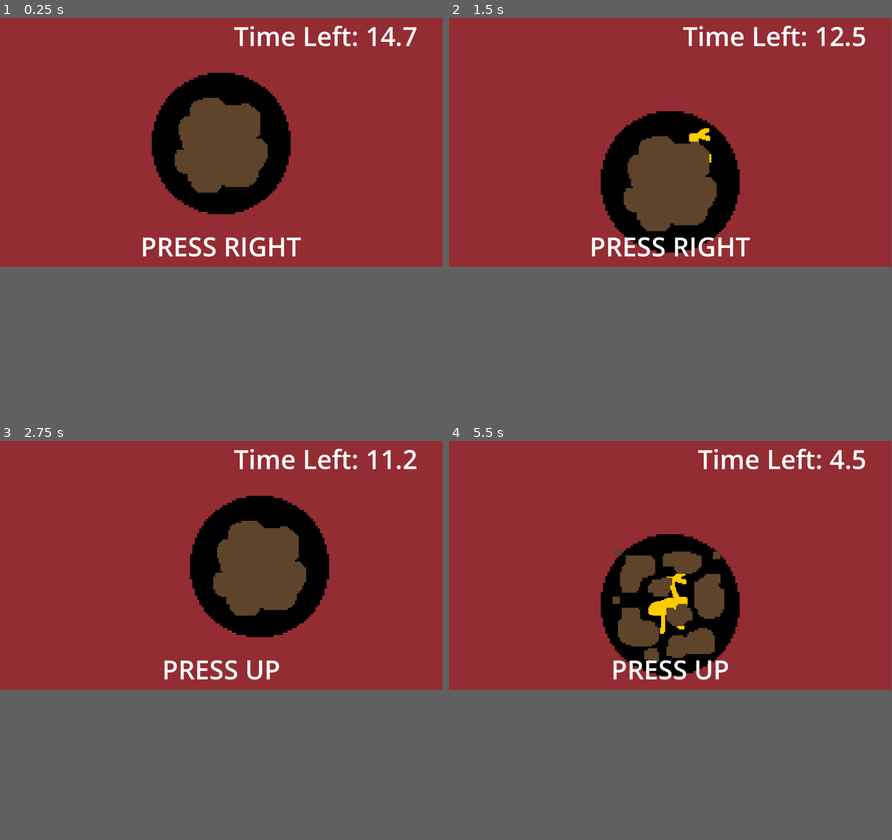
Above: before the commit, frames 1-4 (two rows, left to right).
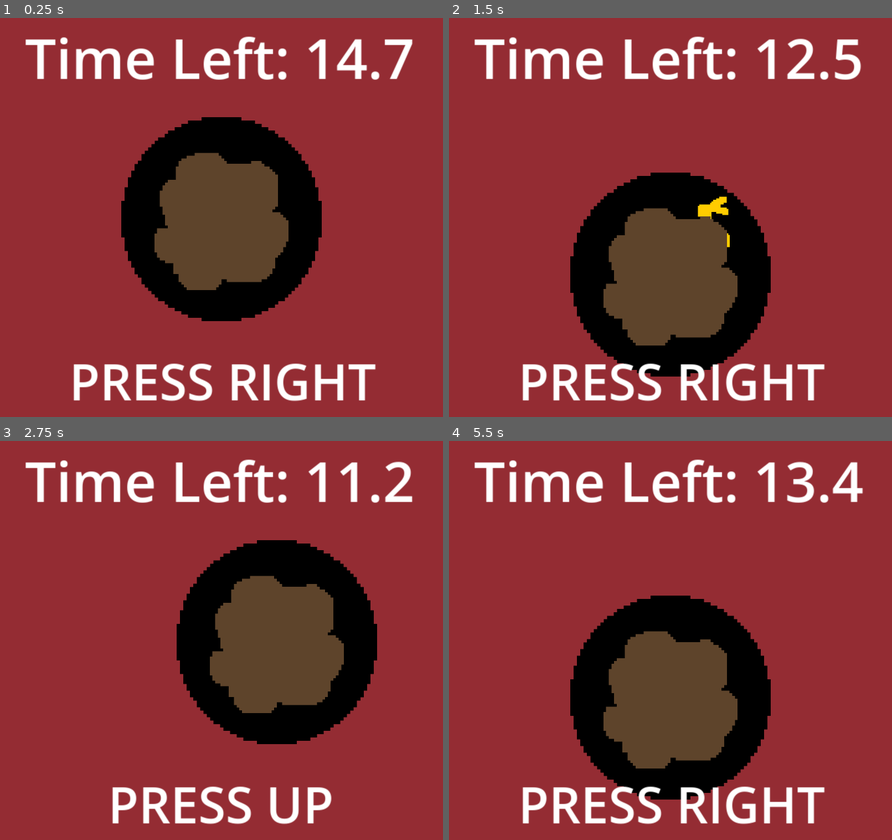
Above: after the commit, the same moments.

Repository: SamFrancis084/OldGoldGBGame
Game: Godot game, scene res://Scenes/test_scene.tscn
Two runs of this game, one before a commit and one after it. Both use one fixed random seed, a clock stepped at 60 frames per second and the inputs below.
Inputs:
- Up to frame 1 (0.25 s): no input
- Up to frame 2 (1.5 s): hold D (Right) 0.53-1.28 s; hold S (Down) from 1.28 s (still down)
- Up to frame 3 (2.75 s): release S (Down) at 2.03 s; hold D (Right) from 2.03 s (still down)
- Up to frame 4 (5.5 s): release D (Right) at 2.78 s; hold W (Up) 2.78-3.53 s; hold A (Left) 3.53-5.03 s; tap F (Fullscreen, bound only after the commit) at 4.15 s; tap R (Restart, bound only after the commit) at 4.9 s; hold S (Down) from 5.03 s (still down)
In our replay, the window is 799x449 before the commit and 800x720 after it. These sizes can differ from the game's own. Grey fills any space a smaller window leaves; there, only what the larger window draws over its background counts as a difference.

The runs differ from the first frame. In frame 1, 25% of the frame differs, in the area x 5-94%, y 1-97%; in frame 2, 28%; in frame 3, 25%; in frame 4, 27%.

Commit message:
fits tiny screen
and added full screen and restart support

Diff:
--- /dev/null
+++ b/old-gold-game/Scenes/game_manager.tscn
@@ -0,0 +1,6 @@
+[gd_scene format=3 uid="uid://bwse30dt1s0w3"]
+
+[ext_resource type="Script" uid="uid://bkdqr66r0fyf3" path="res://Scripts/game_manager.gd" id="1_oj352"]
+
+[node name="GameManager" type="Node" unique_id=1411418103]
+script = ExtResource("1_oj352")
--- a/old-gold-game/Scenes/test_scene.tscn
+++ b/old-gold-game/Scenes/test_scene.tscn
@@ -12,50 +12,14 @@
 tracks/0/type = "value"
 tracks/0/imported = false
 tracks/0/enabled = true
-tracks/0/path = NodePath("AnimHolder:size")
+tracks/0/path = NodePath("AnimHolder:position")
 tracks/0/interp = 1
 tracks/0/loop_wrap = true
 tracks/0/keys = {
 "times": PackedFloat32Array(0),
 "transitions": PackedFloat32Array(1),
 "update": 0,
-"values": [Vector2(40, 40)]
-}
-tracks/1/type = "value"
-tracks/1/imported = false
-tracks/1/enabled = true
-tracks/1/path = NodePath("AnimHolder:position")
-tracks/1/interp = 1
-tracks/1/loop_wrap = true
-tracks/1/keys = {
-"times": PackedFloat32Array(0),
-"transitions": PackedFloat32Array(1),
-"update": 0,
-"values": [Vector2(556, 354)]
-}
-tracks/2/type = "value"
-tracks/2/imported = false
-tracks/2/enabled = true
-tracks/2/path = NodePath("AnimHolder:rotation")
-tracks/2/interp = 1
-tracks/2/loop_wrap = true
-tracks/2/keys = {
-"times": PackedFloat32Array(0),
-"transitions": PackedFloat32Array(1),
-"update": 0,
-"values": [0.0]
-}
-tracks/3/type = "value"
-tracks/3/imported = false
-tracks/3/enabled = true
-tracks/3/path = NodePath("AnimHolder:scale")
-tracks/3/interp = 1
-tracks/3/loop_wrap = true
-tracks/3/keys = {
-"times": PackedFloat32Array(0),
-"transitions": PackedFloat32Array(1),
-"update": 0,
-"values": [Vector2(1, 1)]
+"values": [Vector2(60, 61)]
 }
 
 [sub_resource type="Animation" id="Animation_ak5v8"]
@@ -65,50 +29,14 @@
 tracks/0/type = "value"
 tracks/0/imported = false
 tracks/0/enabled = true
-tracks/0/path = NodePath("AnimHolder:size")
+tracks/0/path = NodePath("AnimHolder:position")
 tracks/0/interp = 1
 tracks/0/loop_wrap = true
 tracks/0/keys = {
-"times": PackedFloat32Array(0, 2.9666667, 6),
+"times": PackedFloat32Array(0, 3, 6),
 "transitions": PackedFloat32Array(1, 1, 1),
 "update": 0,
-"values": [Vector2(40, 40), Vector2(40, 40), Vector2(40, 40)]
-}
-tracks/1/type = "value"
-tracks/1/imported = false
-tracks/1/enabled = true
-tracks/1/path = NodePath("AnimHolder:position")
-tracks/1/interp = 1
-tracks/1/loop_wrap = true
-tracks/1/keys = {
-"times": PackedFloat32Array(0, 2.9666667, 6),
-"transitions": PackedFloat32Array(1, 1, 1),
-"update": 0,
-"values": [Vector2(556, 354), Vector2(511, 377), Vector2(556, 354)]
-}
-tracks/2/type = "value"
-tracks/2/imported = false
-tracks/2/enabled = true
-tracks/2/path = NodePath("AnimHolder:rotation")
-tracks/2/interp = 1
-tracks/2/loop_wrap = true
-tracks/2/keys = {
-"times": PackedFloat32Array(0, 2.9666667, 6),
-"transitions": PackedFloat32Array(1, 1, 1),
-"update": 0,
-"values": [0.0, -0.36660898, 0.0]
-}
-tracks/3/type = "value"
-tracks/3/imported = false
-tracks/3/enabled = true
-tracks/3/path = NodePath("AnimHolder:scale")
-tracks/3/interp = 1
-tracks/3/loop_wrap = true
-tracks/3/keys = {
-"times": PackedFloat32Array(0, 2.9666667, 6),
-"transitions": PackedFloat32Array(1, 1, 1),
-"update": 0,
-"values": [Vector2(1, 1), Vector2(1.4589598, 1.4589598), Vector2(1, 1)]
+"values": [Vector2(60, 73), Vector2(60, 64), Vector2(60, 73)]
 }
 
 [sub_resource type="AnimationLibrary" id="AnimationLibrary_x033f"]
@@ -135,6 +63,7 @@
 item_tr = NodePath("CanvasLayer/VictoryControl/AnimHolder/ItemTR")
 
 [node name="Camera2D" type="Camera2D" parent="." unique_id=177339963]
+zoom = Vector2(0.2, 0.2)
 
 [node name="PanSprite" type="Sprite2D" parent="." unique_id=1524625846]
 texture_filter = 3
@@ -172,27 +101,27 @@
 anchor_top = 1.0
 anchor_right = 0.5
 anchor_bottom = 1.0
-offset_left = -427.0
-offset_top = -100.0
-offset_right = 427.0
+offset_left = -50.0
+offset_top = -26.0
+offset_right = 50.0
 grow_horizontal = 2
 grow_vertical = 0
-theme_override_font_sizes/font_size = 68
+theme_override_font_sizes/font_size = 18
 text = "PRESS UP"
 horizontal_alignment = 1
 
 [node name="TimeLeft" type="Label" parent="CanvasLayer/Control" unique_id=1445693954]
 layout_mode = 1
-anchors_preset = 1
-anchor_left = 1.0
-anchor_right = 1.0
-offset_left = -854.0
-offset_right = -65.0
-offset_bottom = 161.0
-grow_horizontal = 0
-theme_override_font_sizes/font_size = 68
+anchors_preset = 5
+anchor_left = 0.5
+anchor_right = 0.5
+offset_left = -75.0
+offset_right = 75.0
+offset_bottom = 28.0
+grow_horizontal = 2
+theme_override_font_sizes/font_size = 20
 text = "TIME: 10"
-horizontal_alignment = 2
+horizontal_alignment = 1
 
 [node name="VictoryControl" type="Control" parent="CanvasLayer" unique_id=1708991034]
 layout_mode = 3
@@ -214,34 +143,30 @@
 [node name="ItemNameLabel" type="Label" parent="CanvasLayer/VictoryControl" unique_id=376424904]
 self_modulate = Color(0.25882354, 0.1764706, 0.17254902, 1)
 layout_mode = 1
-anchors_preset = 5
-anchor_left = 0.5
-anchor_right = 0.5
-offset_left = -420.0
-offset_top = 53.0
-offset_right = 434.0
-offset_bottom = 214.0
-grow_horizontal = 2
-theme_override_font_sizes/font_size = 96
+anchors_preset = -1
+anchor_left = 0.03125
+anchor_top = 0.027777778
+anchor_right = 0.96875
+anchor_bottom = 0.3263889
+grow_horizontal = 2
+theme_override_font_sizes/font_size = 24
 text = "Uncovered!"
 horizontal_alignment = 1
 autowrap_mode = 3
+metadata/_edit_use_anchors_ = true
 
 [node name="ShadowLabel" type="Label" parent="CanvasLayer/VictoryControl" unique_id=967821298]
 self_modulate = Color(1, 0.9529412, 0.6784314, 1)
 layout_mode = 1
-anchors_preset = 5
-anchor_left = 0.5
-anchor_right = 0.5
-offset_left = -427.0
-offset_top = 53.0
-offset_right = 427.0
-offset_bottom = 214.0
-grow_horizontal = 2
-theme_override_font_sizes/font_size = 96
+anchors_preset = -1
+anchor_right = 1.0
+anchor_bottom = 0.2986111
+grow_horizontal = 2
+theme_override_font_sizes/font_size = 24
 text = "Uncovered!"
 horizontal_alignment = 1
 autowrap_mode = 3
+metadata/_edit_use_anchors_ = true
 
 [node name="AnimHolder" type="Control" parent="CanvasLayer/VictoryControl" unique_id=1596455529]
 layout_mode = 1
@@ -251,19 +176,26 @@
 anchor_right = 0.5
 anchor_bottom = 0.5
 offset_left = -20.0
-offset_top = 30.0
+offset_top = -11.0
 offset_right = 20.0
-offset_bottom = 70.0
+offset_bottom = 29.0
 grow_horizontal = 2
 grow_vertical = 2
 
 [node name="ItemTR" type="TextureRect" parent="CanvasLayer/VictoryControl/AnimHolder" unique_id=933031104]
 texture_filter = 3
-layout_mode = 0
-offset_left = -131.0
-offset_top = -131.0
-offset_right = 195.0
-offset_bottom = 195.0
+layout_mode = 1
+anchors_preset = 8
+anchor_left = 0.5
+anchor_top = 0.5
+anchor_right = 0.5
+anchor_bottom = 0.5
+offset_left = -38.0
+offset_top = -38.0
+offset_right = 38.0
+offset_bottom = 38.0
+grow_horizontal = 2
+grow_vertical = 2
 texture = ExtResource("2_50ct6")
 
 [node name="AnimationPlayer" type="AnimationPlayer" parent="CanvasLayer/VictoryControl" unique_id=1569265770]
--- /dev/null
+++ b/old-gold-game/Scripts/game_manager.gd
@@ -0,0 +1,17 @@
+#this script will have a bunch of helper functions in it
+extends Node
+
+var is_fs : bool = false
+
+# Called every frame. 'delta' is the elapsed time since the previous frame.
+func _process(delta):
+	if Input.is_action_just_pressed("Restart"): get_tree().reload_current_scene()
+
+	if Input.is_action_just_pressed("Fullscreen"): toggle_fullscreen()
+
+func toggle_fullscreen():
+	is_fs = !is_fs
+	if is_fs:
+		DisplayServer.window_set_mode(DisplayServer.WINDOW_MODE_FULLSCREEN)
+	else:
+		DisplayServer.window_set_mode(DisplayServer.WINDOW_MODE_WINDOWED)
--- a/old-gold-game/project.godot
+++ b/old-gold-game/project.godot
@@ -20,6 +20,13 @@
 AudioTools="*uid://b88n6jrqkofqc"
 ItemHolder="*uid://jabx7ccopf3c"
 MusicManager="*uid://bydgyakpcx7og"
+GameManager="*uid://bwse30dt1s0w3"
+
+[display]
+
+window/size/viewport_width=160
+window/size/viewport_height=144
+window/stretch/mode="canvas_items"
 
 [input]
 
@@ -47,6 +54,16 @@
 , Object(InputEventKey,"resource_local_to_scene":false,"resource_name":"","device":-1,"window_id":0,"alt_pressed":false …(186 unchanged characters)…
 ]
 }
+Restart={
+"deadzone": 0.2,
+"events": [Object(InputEventKey,"resource_local_to_scene":false,"resource_name":"","device":-1,"window_id":0,"alt_pressed":false,"shift_pressed":false,"ctrl_pressed":false,"meta_pressed":false,"pressed":false,"keycode":0,"physical_keycode":82,"key_label":0,"unicode":114,"location":0,"echo":false,"script":null)
+]
+}
+Fullscreen={
+"deadzone": 0.2,
+"events": [Object(InputEventKey,"resource_local_to_scene":false,"resource_name":"","device":-1,"window_id":0,"alt_pressed":false,"shift_pressed":false,"ctrl_pressed":false,"meta_pressed":false,"pressed":false,"keycode":0,"physical_keycode":70,"key_label":0,"unicode":102,"location":0,"echo":false,"script":null)
+]
+}
 
 [physics]
 
Not shown, added: old-gold-game/Scripts/game_manager.gd.uid
